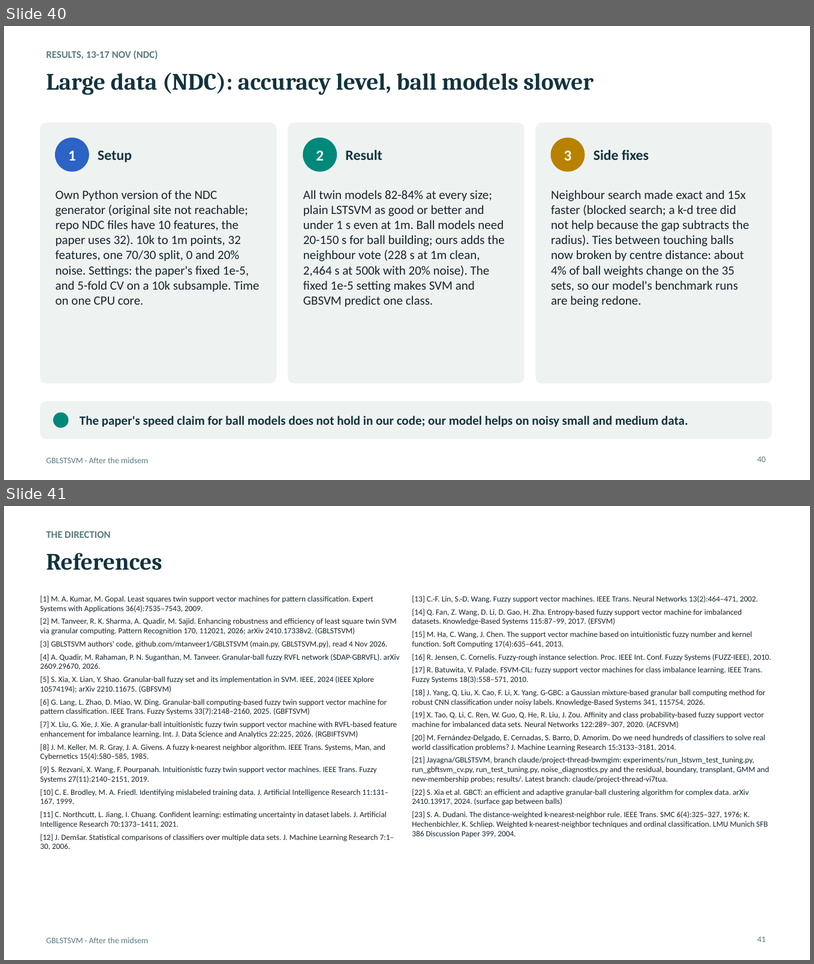
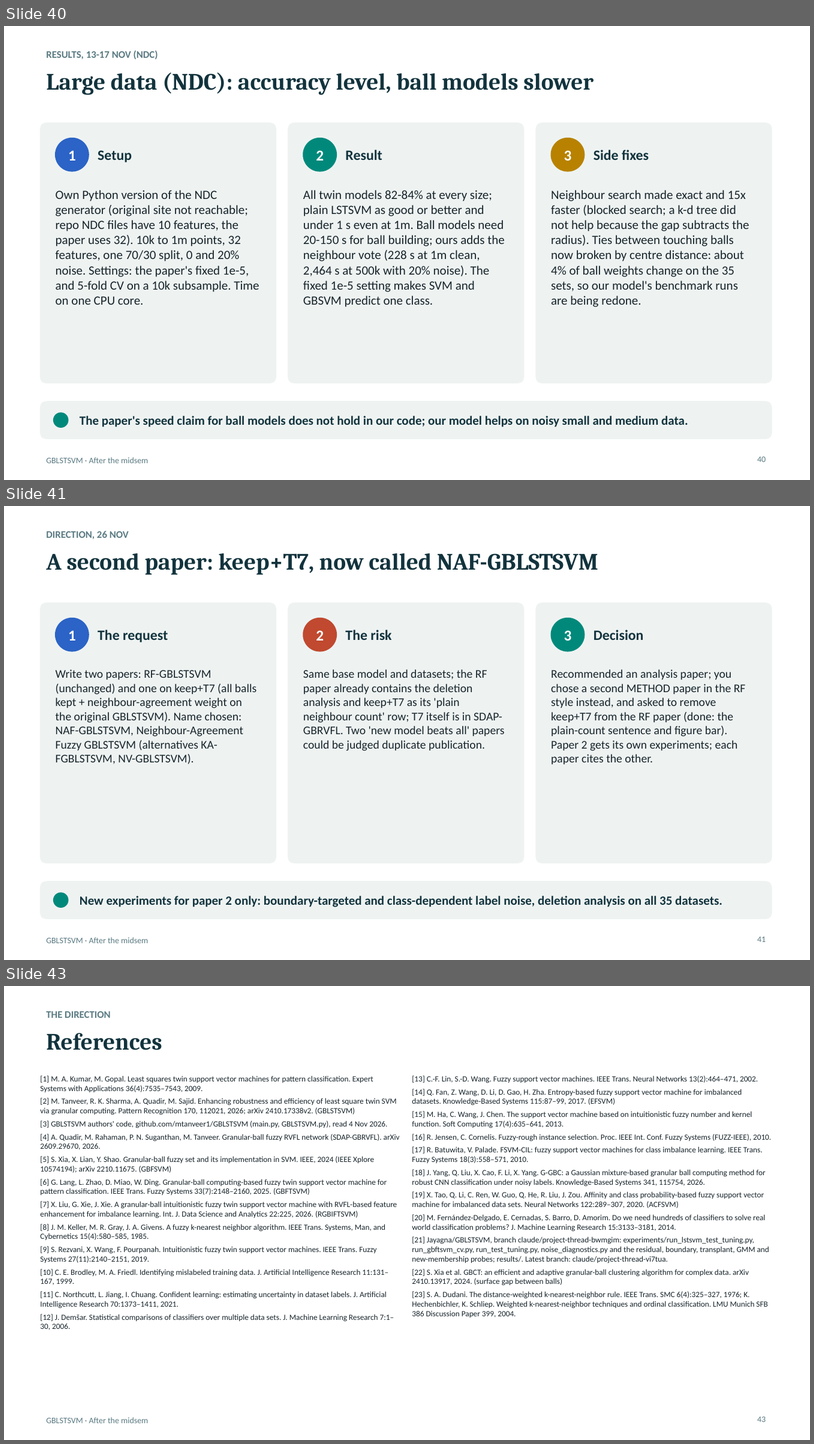
Before and after one commit to Jayagna/GBLSTSVM, a slide deck: reports/post_midsem/post_midsem.pptx. Shown one above the other, each under a label of ours: slides 40 and 41 before the commit, slides 40, 41 and 43 after it; the slides between them are not shown. The pictures are 814x964 and 814x1444 pixels, drawn with LibreOffice and Linux fonts; fonts in the diff are those of the drawing. Boxes give left, top, right and bottom in pixels: in the first picture for what was removed or moved away, otherwise in the second. Text is boxed around its words. In the diff, an @@ line names an element or a change of style, - is before the commit and + after.

```diff
--- a/reports/post_midsem/post_midsem.pptx
+++ b/reports/post_midsem/post_midsem.pptx
@@ slide 41 added at box(4, 506, 810, 960), background #FFFFFF; not listed: 1 template element that a slide beside it also shows @@
@@ text added at box(46, 531, 129, 539), 12 pt, text #5A7A82, bold @@
+DIRECTION, 26 NOV
@@ title added at box(46, 553, 599, 575), 28 pt, text #12333D, bold @@
+A second paper: keep+T7, now called NAF-GBLSTSVM
@@ rounded rectangle added at box(40, 603, 276, 863), fill #EEF3F2, outline #EEF3F2 0.75 pt @@
@@ rounded rectangle added at box(288, 603, 524, 863), fill #EEF3F2, outline #EEF3F2 0.75 pt @@
@@ rounded rectangle added at box(536, 603, 772, 863), fill #EEF3F2, outline #EEF3F2 0.75 pt @@
@@ ellipse added at box(56, 618, 89, 651), fill #2B63C6, outline #2B63C6 1 pt @@
@@ text added at box(68, 630, 76, 640), 18 pt, text #FFFFFF, bold @@
+1
@@ text added at box(98, 630, 168, 642), 17 pt, text #12333D, bold @@
+The request
@@ ellipse added at box(303, 618, 337, 651), fill #C0492F, outline #C0492F 1 pt @@
@@ text added at box(316, 630, 324, 640), 18 pt, text #FFFFFF, bold @@
+2
@@ text added at box(345, 630, 392, 640), 17 pt, text #12333D, bold @@
+The risk
@@ ellipse added at box(551, 618, 585, 651), fill #00897B, outline #00897B 1 pt @@
@@ text added at box(564, 630, 572, 640), 18 pt, text #FFFFFF, bold @@
+3
@@ text added at box(594, 630, 644, 640), 17 pt, text #12333D, bold @@
+Decision
@@ text added at box(56, 669, 257, 764), 14 pt, text #17242A @@
+Write two papers: RF-GBLSTSVM (unchanged) and one on keep+T7 (all balls kept + neighbour-agreement weight on the original GBLSTSVM). Name chosen: NAF-GBLSTSVM, Neighbour-Agreement Fuzzy GBLSTSVM (alternatives KA-FGBLSTSVM, NV-GBLSTSVM).
@@ text added at box(303, 669, 505, 751), 14 pt, text #17242A @@
+Same base model and datasets; the RF paper already contains the deletion analysis and keep+T7 as its 'plain neighbour count' row; T7 itself is in SDAP-GBRVFL. Two 'new model beats all' papers could be judged duplicate publication.
@@ text added at box(551, 669, 746, 764), 14 pt, text #17242A @@
+Recommended an analysis paper; you chose a second METHOD paper in the RF style instead, and asked to remove keep+T7 from the RF paper (done: the plain-count sentence and figure bar). Paper 2 gets its own experiments; each paper cites the other.
@@ rounded rectangle added at box(40, 881, 772, 919), fill #EEF3F2, outline #EEF3F2 0.75 pt @@
@@ ellipse added at box(54, 892, 68, 907), fill #00897B, outline #00897B 1 pt @@
@@ text added at box(80, 895, 723, 907), 15 pt, text #12333D, bold @@
+New experiments for paper 2 only: boundary-targeted and class-dependent label noise, deletion analysis on all 35 datasets.
@@ page number added at box(758, 936, 766, 942), 10 pt, text #5A7A82 @@
+41
@@ what was slide 41 is now slide 43 @@
@@ page number at box(758, 1416, 766, 1422): text changed @@
-41
+43
```
Also in this commit, not shown: 1 other slide added.
